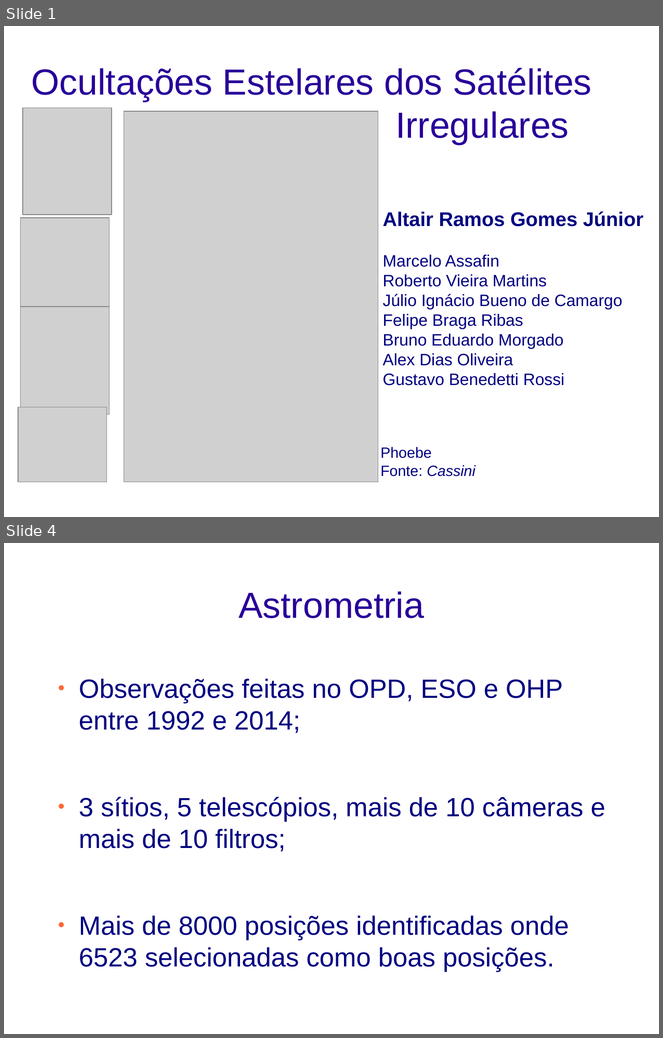
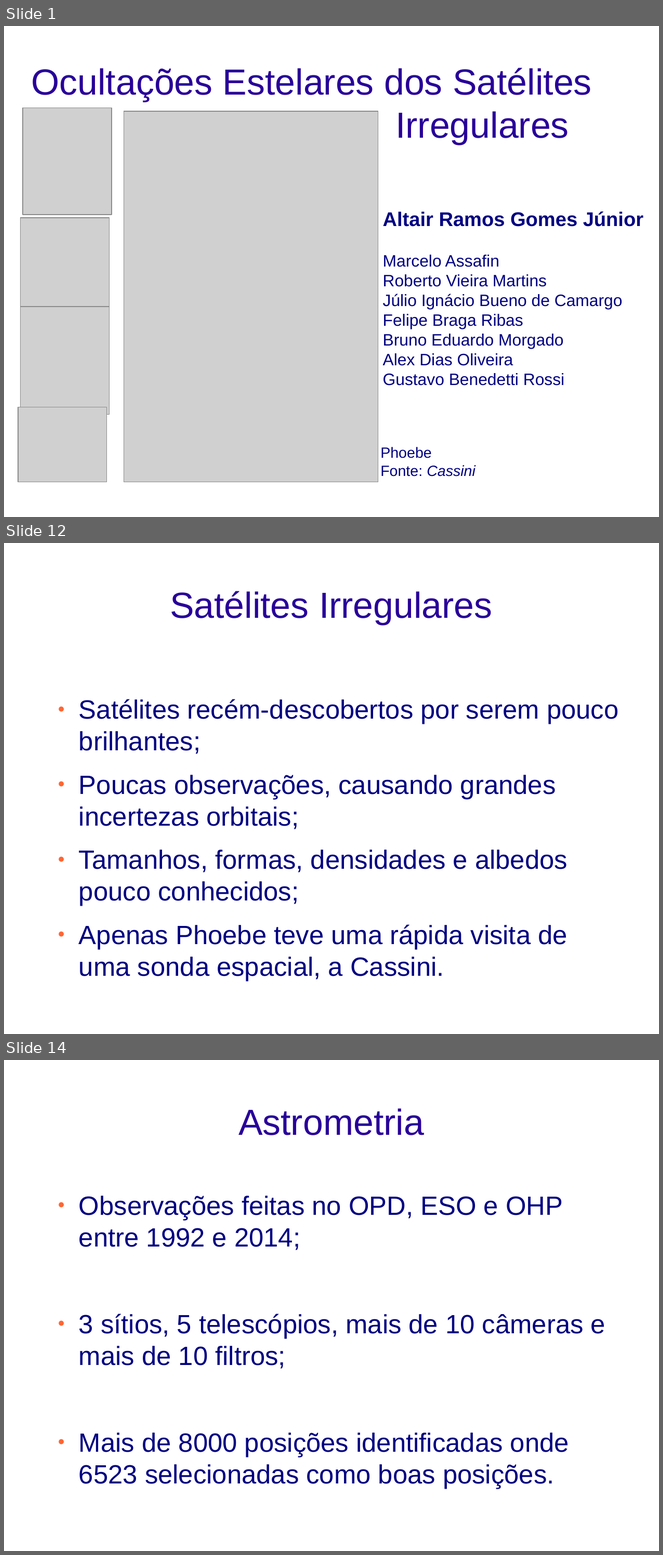
Before and after one commit to altairgomes/Latex, a slide deck: Poster-Apresentação/Irregulares_occ.odp. Shown one above the other, each under a label of ours: slides 1 and 4 before the commit, slides 1, 12 and 14 after it; the slides between them are not shown. The pictures are 663x1038 and 663x1555 pixels, drawn with LibreOffice and Linux fonts; fonts in the diff are those of the drawing; grey boxes stand for pictures; background and template pictures are left out. Boxes give left, top, right and bottom in pixels: in the first picture for what was removed or moved away, otherwise in the second. Text is boxed around its words. In the diff, an @@ line names an element or a change of style, - is before the commit and + after.

```diff
--- a/Poster-Apresentação/Irregulares_occ.odp
+++ b/Poster-Apresentação/Irregulares_occ.odp
@@ slide 12 added at (4,543,659,1034), background picture (left out) @@
@@ title added at (170,591,493,625), 44 pt, text #280099 @@
+Satélites Irregulares
@@ text added at (79,699,619,981), 32 pt, text #000080 @@
+● Satélites recém-descobertos por serem pouco brilhantes;
+● Poucas observações, causando grandes incertezas orbitais;
+● Tamanhos, formas, densidades e albedos pouco conhecidos;
+● Apenas Phoebe teve uma rápida visita de uma sonda espacial, a Cassini.
@@ what was slide 4 is now slide 14 @@
```
Also in this commit, not shown: 1 slide changed, 10 other slides added, 1 slide removed, 11 other files.
